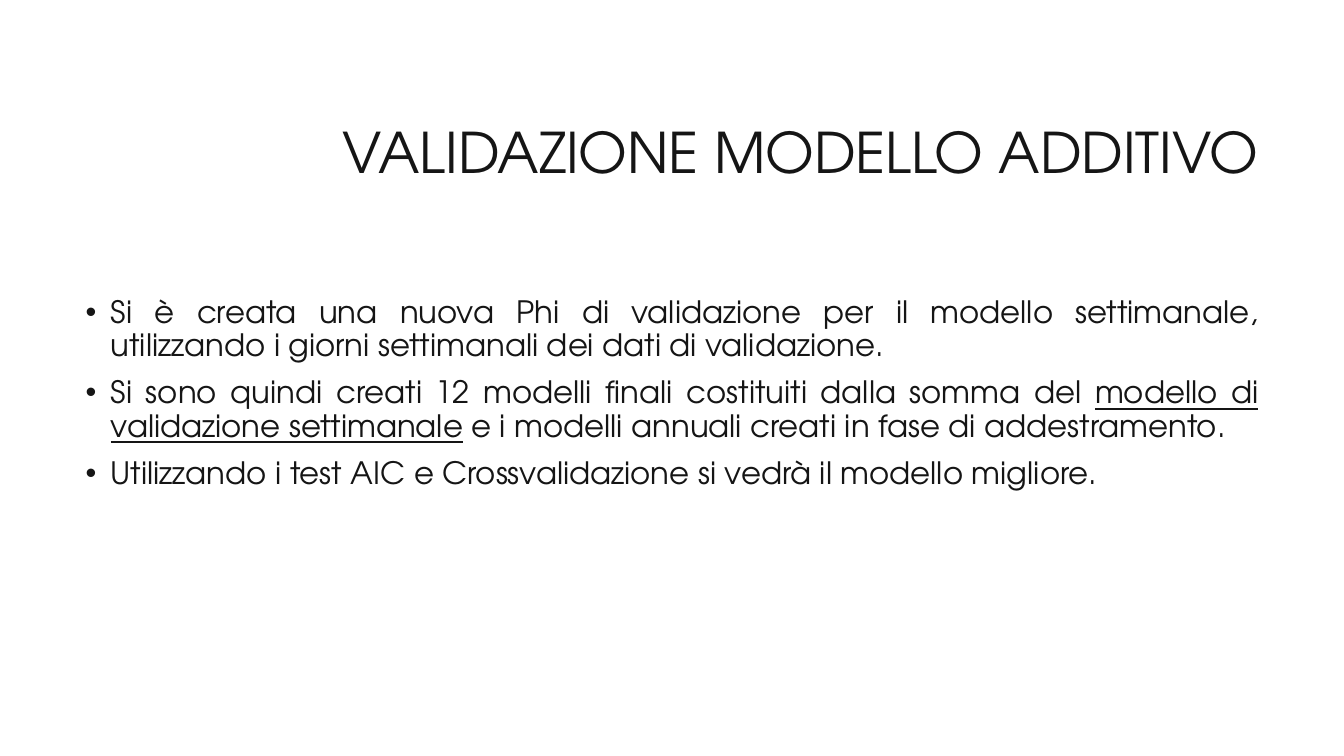
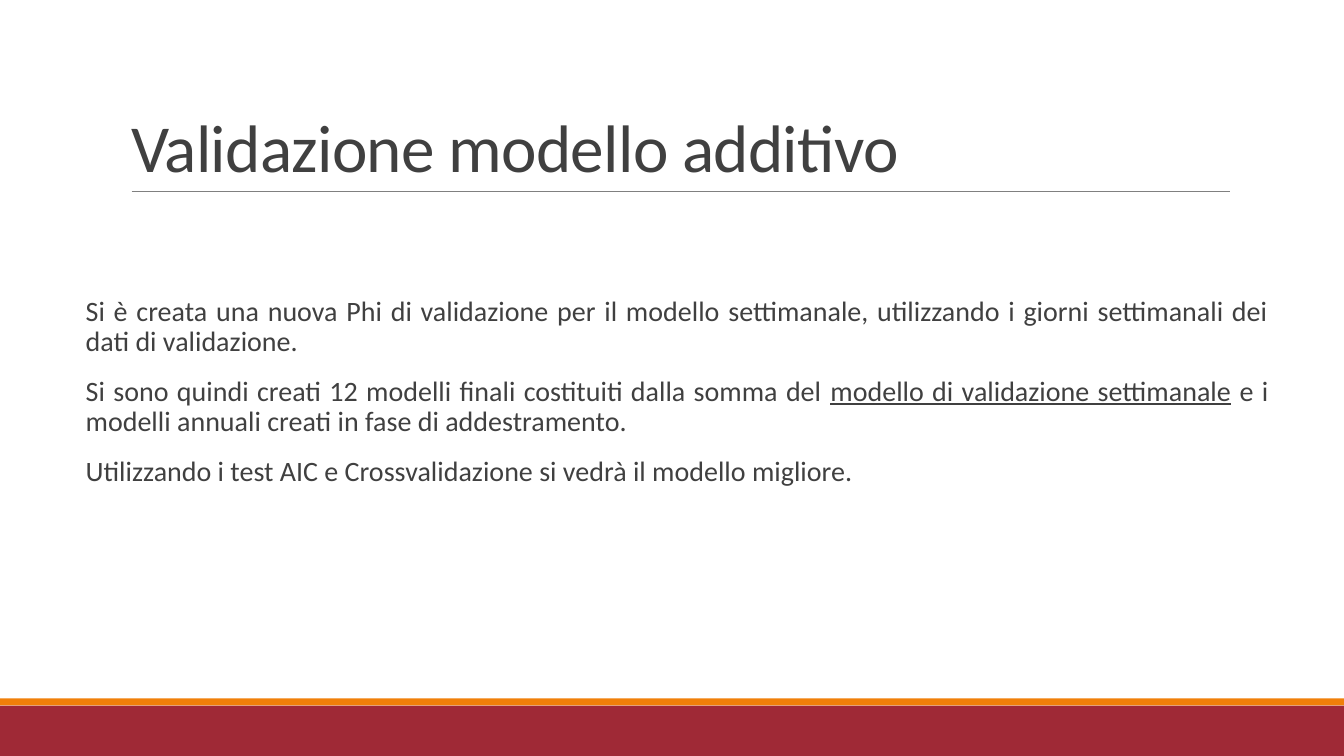
Before and after one commit to r1cky0/Italian-energy-consumption-prediction, a slide deck: slide 8 of presentazione_imad.pptx. Drawn at 1344x756 pixels with LibreOffice and Linux fonts; fonts in the diff are those of the drawing; background and template pictures are left out. Boxes give left, top, right and bottom in pixels: in the first picture for what was removed or moved away, otherwise in the second. Text is boxed around its words. In the diff, an @@ line names an element or a change of style, - is before the commit and + after.

```diff
--- a/presentazione_imad.pptx
+++ b/presentazione_imad.pptx
@@ title "Validazione modello additivo" at <box>131,125,898,173</box>: vertical alignment middle to bottom @@
@@ title at <box>131,125,898,173</box>: text changed; size 40 to 48 pt; font TeX Gyre Adventor to Calibri; text colour #151515 to #404040 @@
-VALIDAZIONE MODELLO ADDITIVO
+Validazione modello additivo
@@ line added from (132, 192) to (1231, 192), #808080 0.5 pt @@
@@ text "Si è creata una nuova ..." at <box>86,301,1268,486</box>: size 22 to 20 pt, font TeX Gyre Adventor to Calibri, text colour #151515 to #404040; bullet • to  ; more space between paragraphs @@
@@ rectangle added at <box>0,706,1344,756</box>, fill #9F2936 @@
@@ rectangle added at <box>0,699,1344,706</box>, fill #F07F09 @@
```
Also in this commit, not shown: 17 other slides changed, 1 slide added, 1 slide removed, 1 other file.
